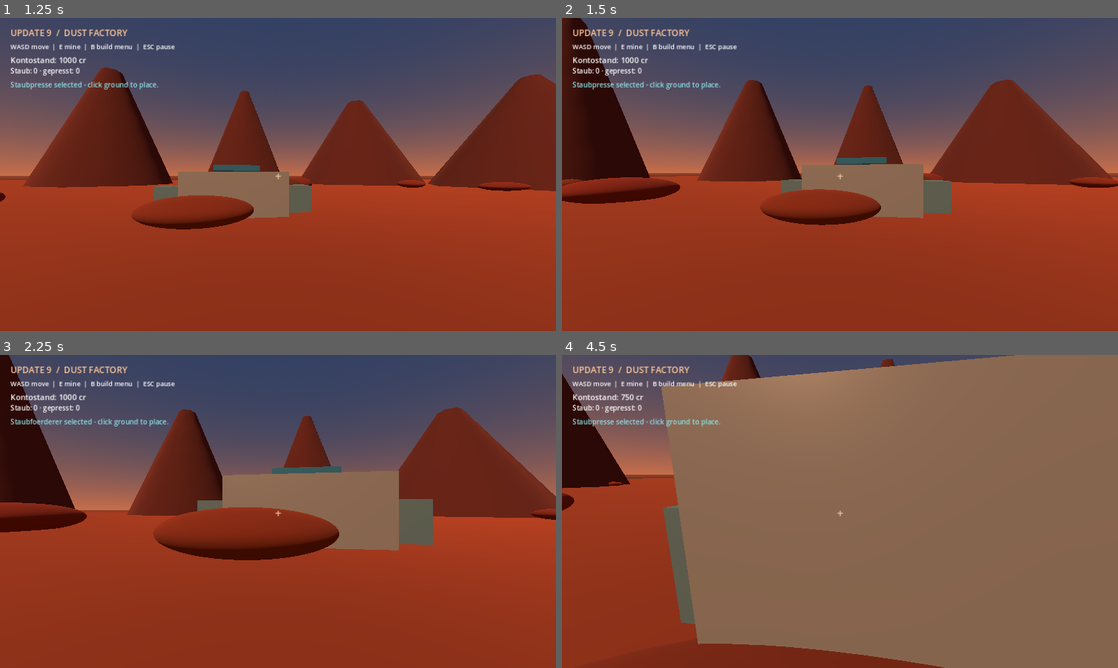
Above: before the commit, frames 1-4 (two rows, left to right).
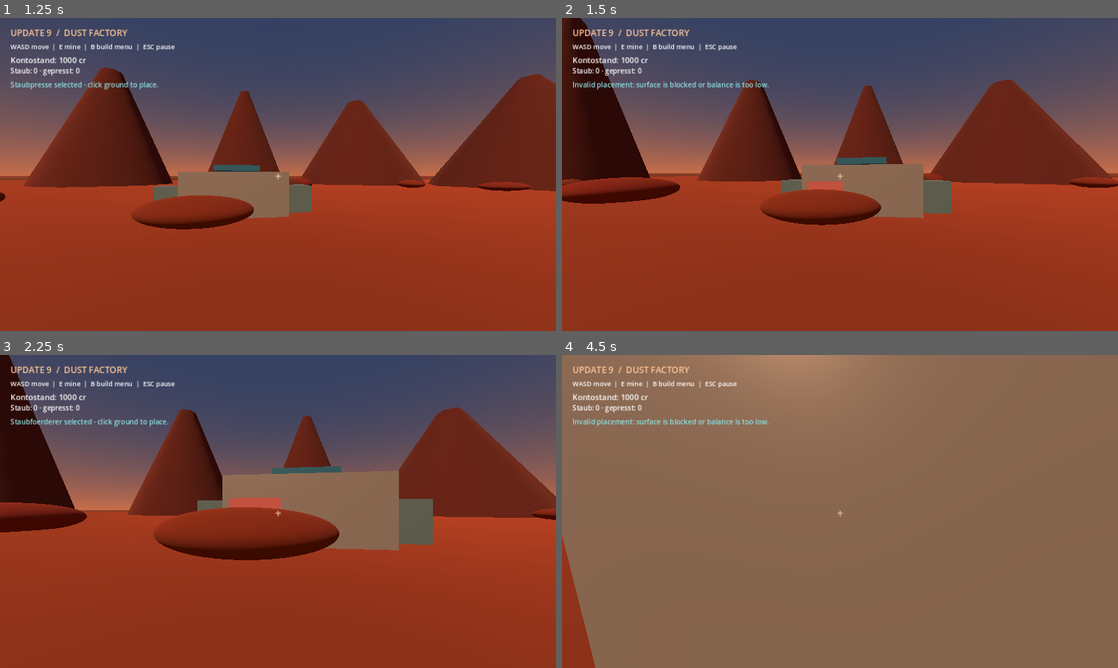
Above: after the commit, the same moments.

Repository: GuysLetsPlay/MarsFactory
Game: Godot game, scene res://main.tscn
The game is run twice, just before and just after one commit, with the same random seed, the same clock (stepped at 60 frames per second) and the same inputs.
Inputs (mouse positions are in pixels of both pictures, inside the frame that each line leads up to):
- Up to frame 1 (1.25 s): tap Enter at 0.5 s; move the mouse to (305, 174) at 0.52 s; hold W (move_forward) from 0.53 s (still down); tap B at 0.6 s; click (305, 174) at 0.67 s; tap Space (jump) at 0.77 s; tap E at 0.8 s
- Up to frame 2 (1.5 s): keep holding W (move_forward); move the mouse to (812, 174) at 1.27 s; tap E at 1.35 s; click (812, 174) at 1.42 s
- Up to frame 3 (2.25 s): tap Space (jump) at 1.52 s; tap B at 1.55 s; release W (move_forward) at 2 s; click "Dust extractor | 150 cr" at 2 s
- Up to frame 4 (4.5 s): tap Space (jump) at 2.75, 3.77 s; move the mouse to (851, 505) at 2.77 s; hold W (move_forward) 2.78-4.28 s; tap B at 2.85, 3.8, 4.35 s; click (851, 505) at 2.92 s; tap E at 3.05, 3.6 s; move the mouse to (834, 517) at 3.52 s; click (834, 517) at 3.67 s; move the mouse to (1006, 558) at 4.27 s; hold A (move_left) from 4.28 s (still down); click (1006, 558) at 4.42 s

Frame 1 is identical in both runs. In frame 2, 0.5% of the frame differs, in the area x 1-51%, y 20-56%; in frame 3, 0.3%; in frame 4, 24%, in the area x 0-82%, y 0-100%.

Commit message:
Add ghost preview for building placement

Diff:
--- a/main.gd
+++ b/main.gd
@@ -21,6 +21,10 @@
 var hud_status: Label
 var remap_action := ""
 var restoring_save := false
+var build_preview: MeshInstance3D
+var preview_valid := false
+var preview_position := Vector3.ZERO
+var preview_yaw := 0.0
 var key_labels := {"move_forward": "W", "move_back": "S", "move_left": "A", "move_right": "D", "jump": "Space"}
 
 func _ready() -> void:
@@ -42,6 +46,7 @@
 func _process(delta: float) -> void:
 	if get_tree().paused:
 		return
+	_update_build_preview()
 	machine_timer += delta
 	if machine_timer >= 1.0:
 		machine_timer -= 1.0
@@ -200,6 +205,11 @@
 		roller.position = Vector3(0, 0.12, z)
 		roller.material_override = steel
 		belt.add_child(roller)
+	var collision := CollisionShape3D.new()
+	var belt_shape := BoxShape3D.new()
+	belt_shape.size = Vector3(1.0, 0.16, 2.4)
+	collision.shape = belt_shape
+	belt.add_child(collision)
 	add_child(belt)
 	_update_economy_ui()
 
@@ -441,11 +451,14 @@
 	selected_building = kind
 	build_overlay.visible = false
 	Input.mouse_mode = Input.MOUSE_MODE_CAPTURED
+	_create_build_preview()
 	if hud_status:
 		hud_status.text = "%s selected - click ground to place." % kind
 
 func _close_build_menu() -> void:
 	build_overlay.visible = false
+	selected_building = ""
+	_clear_build_preview()
 	Input.mouse_mode = Input.MOUSE_MODE_CAPTURED
 
 func toggle_build_menu() -> void:
@@ -453,9 +466,76 @@
 		return
 	build_overlay.visible = not build_overlay.visible
 	selected_building = ""
+	_clear_build_preview()
 	Input.mouse_mode = Input.MOUSE_MODE_VISIBLE if build_overlay.visible else Input.MOUSE_MODE_CAPTURED
 	if build_overlay.visible:
 		build_panel.get_child(0).get_child(3).grab_focus()
+
+func _create_build_preview() -> void:
+	_clear_build_preview()
+	build_preview = MeshInstance3D.new()
+	if selected_building == "Foerderband":
+		var belt_mesh := BoxMesh.new()
+		belt_mesh.size = Vector3(1.0, 0.16, 2.4)
+		build_preview.mesh = belt_mesh
+	else:
+		var machine_mesh := BoxMesh.new()
+		machine_mesh.size = Vector3(2.0, 2.0, 2.0)
+		build_preview.mesh = machine_mesh
+	var ghost_material := StandardMaterial3D.new()
+	ghost_material.transparency = BaseMaterial3D.TRANSPARENCY_ALPHA
+	ghost_material.shading_mode = BaseMaterial3D.SHADING_MODE_UNSHADED
+	ghost_material.albedo_color = Color(0.25, 1.0, 0.48, 0.42)
+	build_preview.material_override = ghost_material
+	add_child(build_preview)
+	build_preview.visible = false
+
+func _clear_build_preview() -> void:
+	if is_instance_valid(build_preview):
+		build_preview.queue_free()
+	build_preview = null
+	preview_valid = false
+
+func _update_build_preview() -> void:
+	if selected_building == "" or not is_instance_valid(build_preview):
+		return
+	var player = players.get(multiplayer.get_unique_id())
+	if player == null or player.camera == null:
+		build_preview.visible = false
+		return
+	var origin: Vector3 = player.camera.global_position
+	var end: Vector3 = origin + -player.camera.global_transform.basis.z * 12.0
+	var ray := PhysicsRayQueryParameters3D.create(origin, end)
+	ray.exclude = [player]
+	var hit := get_world_3d().direct_space_state.intersect_ray(ray)
+	if not hit.has("position"):
+		build_preview.visible = false
+		preview_valid = false
+		return
+	var ground_point: Vector3 = hit["position"]
+	preview_yaw = player.rotation.y
+	if selected_building == "Foerderband":
+		preview_position = Vector3(round(ground_point.x), 0.15, round(ground_point.z))
+		build_preview.position = preview_position
+		build_preview.rotation.y = preview_yaw
+	else:
+		preview_position = Vector3(round(ground_point.x / 2.0) * 2.0, 1.0, round(ground_point.z / 2.0) * 2.0)
+		build_preview.position = preview_position
+		build_preview.rotation = Vector3.ZERO
+	var shape := BoxShape3D.new()
+	var clearance := Vector3(1.8, 0.14, 2.2) if selected_building == "Foerderband" else Vector3(1.8, 1.8, 1.8)
+	shape.size = clearance
+	var query := PhysicsShapeQueryParameters3D.new()
+	query.shape = shape
+	query.transform = Transform3D(Basis.IDENTITY, preview_position + Vector3(0, 0.12, 0) if selected_building == "Foerderband" else preview_position)
+	query.exclude = [player.get_rid()]
+	query.collide_with_areas = false
+	var overlaps := get_world_3d().direct_space_state.intersect_shape(query, 8)
+	var cost := 10 if selected_building == "Foerderband" else (150 if selected_building == "Staubfoerderer" else 250)
+	preview_valid = overlaps.is_empty() and money >= cost
+	var ghost_material := build_preview.material_override as StandardMaterial3D
+	ghost_material.albedo_color = Color(0.25, 1.0, 0.48, 0.42) if preview_valid else Color(1.0, 0.22, 0.18, 0.48)
+	build_preview.visible = true
 func _update_economy_ui() -> void:
 	if is_instance_valid(balance_label):
 		balance_label.text = "Kontostand: %d cr" % money
@@ -576,6 +656,7 @@
 	build_overlay.visible = false
 	network_overlay.visible = false
 	selected_building = ""
+	_clear_build_preview()
 	if settings_panel.visible:
 		settings_panel.visible = false
 		pause_overlay.visible = true
@@ -621,19 +702,17 @@
 		remap_action = ""
 		return
 	if selected_building != "" and event is InputEventMouseButton and event.pressed and event.button_index == MOUSE_BUTTON_LEFT:
-		var player = players.get(multiplayer.get_unique_id())
-		if player and player.camera:
-			var origin: Vector3 = player.camera.global_position
-			var end: Vector3 = origin + -player.camera.global_transform.basis.z * 12.0
-			var query := PhysicsRayQueryParameters3D.create(origin, end)
-			query.exclude = [player]
-			var hit := get_world_3d().direct_space_state.intersect_ray(query)
-			if hit.has("position"):
-				if selected_building == "Foerderband":
-					add_conveyor(hit["position"], player.rotation.y)
-					selected_building = ""
-				else:
-					place_building(selected_building, hit["position"])
+		if preview_valid:
+			if selected_building == "Foerderband":
+				add_conveyor(preview_position, preview_yaw)
+			else:
+				place_building(selected_building, preview_position)
+			if hud_status:
+				hud_status.text = "Placed %s." % selected_building
+			selected_building = ""
+			_clear_build_preview()
+		else:
+			_update_status("Invalid placement: surface is blocked or balance is too low.")
 
 func save_game() -> void:
 	var data := {"money": money, "dust": dust, "compacted_dust": compacted_dust, "buildings": []}
